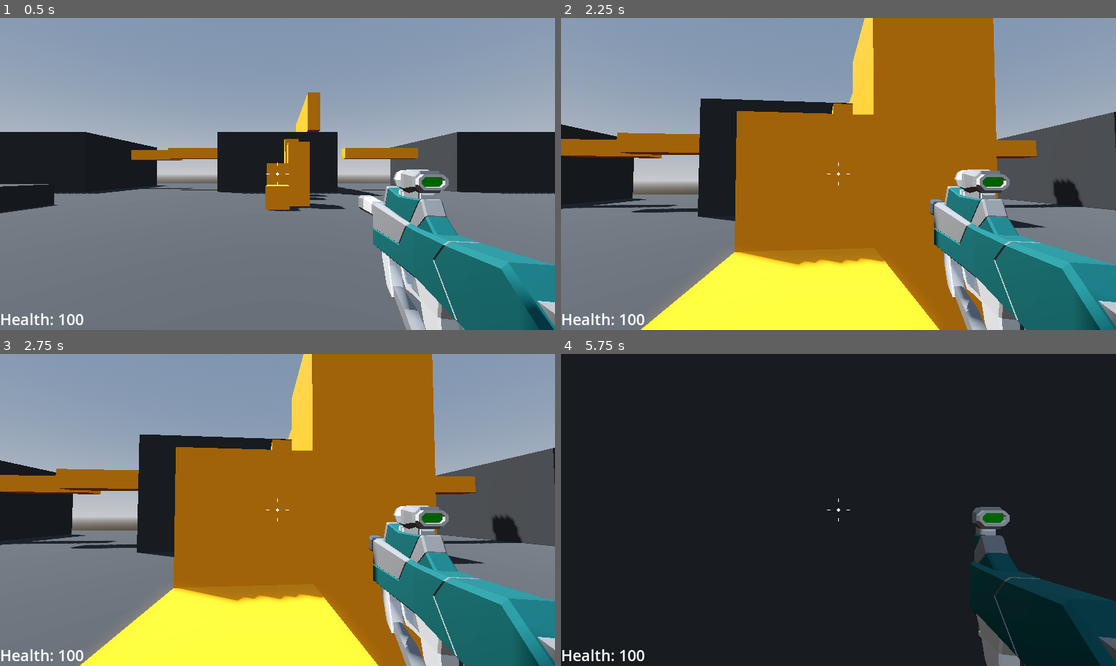
Above: before the commit, frames 1-4 (two rows, left to right).
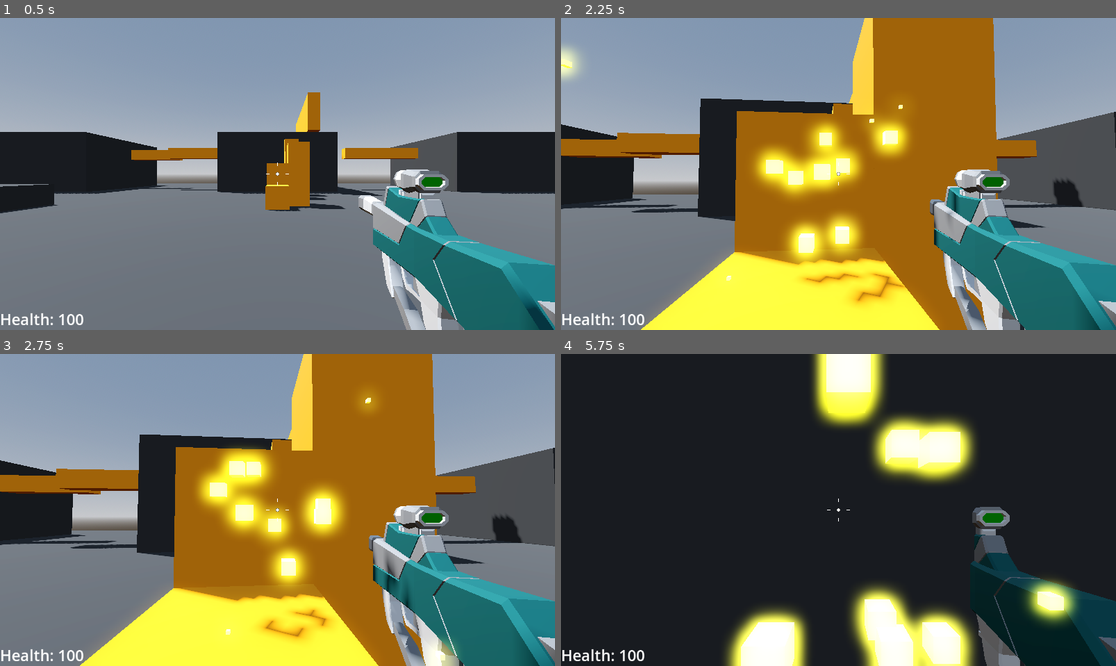
Above: after the commit, the same moments.

Repository: SugarF0x/robage-3d
Game: Godot game, scene res://Levels/sandbox.tscn
Two runs of this game, one before a commit and one after it. Both use one fixed random seed, a clock stepped at 60 frames per second and the inputs below.
Inputs (mouse positions are in pixels of both pictures, inside the frame that each line leads up to):
- Up to frame 1 (0.5 s): no input
- Up to frame 2 (2.25 s): tap Enter at 0.5 s; move the mouse to (866, 174) at 0.52 s; press the mouse at (866, 174) at 0.53 s; hold W (move_forward) from 0.53 s (still down); tap Space (jump) at 0.77, 1.52 s; move the mouse to (810, 174) at 1.27 s; release the mouse at (810, 174) at 1.28 s; click (810, 174) at 1.35 s; move the mouse to (849, 167) at 2.02 s; press the mouse at (849, 167) at 2.03 s
- Up to frame 3 (2.75 s): keep holding W (move_forward)
- Up to frame 4 (5.75 s): keep holding W (move_forward); move the mouse to (832, 516) at 2.77 s; release the mouse at (832, 516) at 2.78 s; click (832, 516) at 2.85 s; tap Space (jump) at 3.02, 3.77, 4.52 s; move the mouse to (877, 513) at 3.52 s; press the mouse at (877, 513) at 3.53 s; move the mouse to (794, 506) at 4.27 s; release the mouse at (794, 506) at 4.28 s; click (794, 506) at 4.35 s; move the mouse to (844, 510) at 5.02 s; press the mouse at (844, 510) at 5.03 s

Frame 1 is identical in both runs. In frame 2, 6.9% of the frame differs, in the area x 0-72%, y 9-92%; in frame 3, 7.0%; in frame 4, 15%, in the area x 29-94%, y 0-100%.

Commit message:
add weapon fire hit sparks

Diff:
--- /dev/null
+++ b/Weapons/hit_sparks.gd
@@ -0,0 +1,7 @@
+extends GPUParticles3D
+
+
+func _ready(): emitting = true
+
+
+func _on_finished() -> void: queue_free()
--- /dev/null
+++ b/Weapons/hit_sparks.tscn
@@ -0,0 +1,38 @@
+[gd_scene load_steps=7 format=3 uid="uid://bl83pn44depr6"]
+
+[ext_resource type="Script" path="res://Weapons/hit_sparks.gd" id="1_fpv5x"]
+
+[sub_resource type="Curve" id="Curve_3d6dc"]
+_data = [Vector2(0, 1), 0.0, 0.0, 0, 0, Vector2(0.97561, 0), 0.0, 0.0, 0, 0]
+point_count = 2
+
+[sub_resource type="CurveTexture" id="CurveTexture_hwats"]
+curve = SubResource("Curve_3d6dc")
+
+[sub_resource type="ParticleProcessMaterial" id="ParticleProcessMaterial_s8sjt"]
+direction = Vector3(0, 0, 1)
+initial_velocity_min = 4.0
+initial_velocity_max = 8.0
+gravity = Vector3(0, 0, 0)
+scale_curve = SubResource("CurveTexture_hwats")
+
+[sub_resource type="StandardMaterial3D" id="StandardMaterial3D_4qy2c"]
+emission_enabled = true
+emission = Color(1, 1, 0, 1)
+emission_energy_multiplier = 3.0
+
+[sub_resource type="BoxMesh" id="BoxMesh_tqpq1"]
+material = SubResource("StandardMaterial3D_4qy2c")
+size = Vector3(0.1, 0.1, 0.1)
+
+[node name="HitSparks" type="GPUParticles3D"]
+emitting = false
+lifetime = 0.25
+one_shot = true
+explosiveness = 1.0
+fixed_fps = 60
+process_material = SubResource("ParticleProcessMaterial_s8sjt")
+draw_pass_1 = SubResource("BoxMesh_tqpq1")
+script = ExtResource("1_fpv5x")
+
+[connection signal="finished" from="." to="." method="_on_finished"]
--- a/Weapons/hitscan_weapon.gd
+++ b/Weapons/hitscan_weapon.gd
@@ -6,6 +6,7 @@
 @export var damage := 15
 @export var weapon_mesh: Node3D
 @export var muzzle_flash_particles: GPUParticles3D
+@export var hit_flash_particles: PackedScene
 
 
 @onready var cooldown_timer: Timer = %CooldownTimer
@@ -33,7 +34,11 @@
 
 	muzzle_flash_particles.restart()
 
-	apply_damage(ray_cast_3d.get_collider())
+	apply_damage(ray_cast_3d.get_collider(), ray_cast_3d.get_collision_point())
 
-func apply_damage(target) -> void:
+func apply_damage(target, hit_point: Vector3) -> void:
+	var hit_particles = hit_flash_particles.instantiate() as GPUParticles3D
+	add_child(hit_particles)
+	hit_particles.global_position = hit_point
+
 	if target is Enemy: target.health -= damage
--- a/Weapons/smg.tscn
+++ b/Weapons/smg.tscn
@@ -1,6 +1,7 @@
-[gd_scene load_steps=8 format=3 uid="uid://dpf2id8liiugw"]
+[gd_scene load_steps=9 format=3 uid="uid://dpf2id8liiugw"]
 
 [ext_resource type="PackedScene" uid="uid://dyq1vy40gpsym" path="res://Weapons/hitscan_weapon.tscn" id="1_yeont"]
+[ext_resource type="PackedScene" uid="uid://bl83pn44depr6" path="res://Weapons/hit_sparks.tscn" id="2_3xkog"]
 [ext_resource type="PackedScene" uid="uid://cxivld727lsr8" path="res://Weapons/SMG.glb" id="2_8l32j"]
 
 [sub_resource type="Curve" id="Curve_jknym"]
@@ -31,6 +32,7 @@
 [node name="SMG" node_paths=PackedStringArray("weapon_mesh", "muzzle_flash_particles") instance=ExtResource("1_yeont")]
 weapon_mesh = NodePath("SMG")
 muzzle_flash_particles = NodePath("MuzzleGizmo/MuzzleFlashParticles")
+hit_flash_particles = ExtResource("2_3xkog")
 
 [node name="SMG" parent="." index="1" instance=ExtResource("2_8l32j")]
 transform = Transform3D(0.984808, 0, -0.173648, 0, 1, 0, 0.173648, 0, 0.984808, 0.6, -0.3, -0.75)
